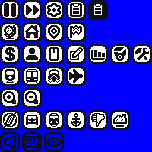
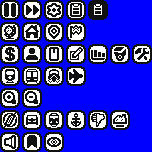
The second 152px x 152px image is a revision of the first. Changes to its layers:
painted on "Видимое" over box(2, 134, 62, 150)
